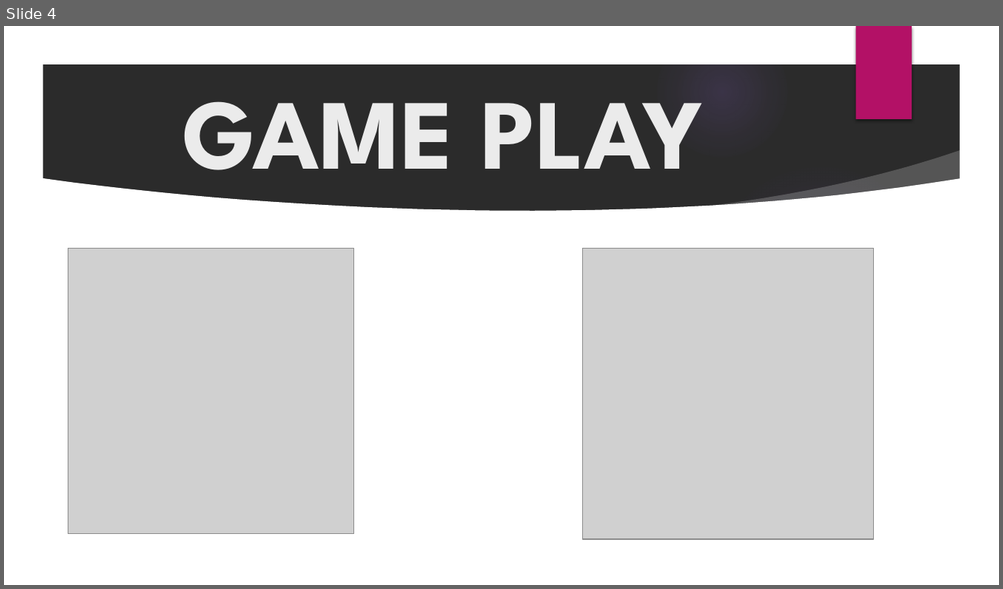
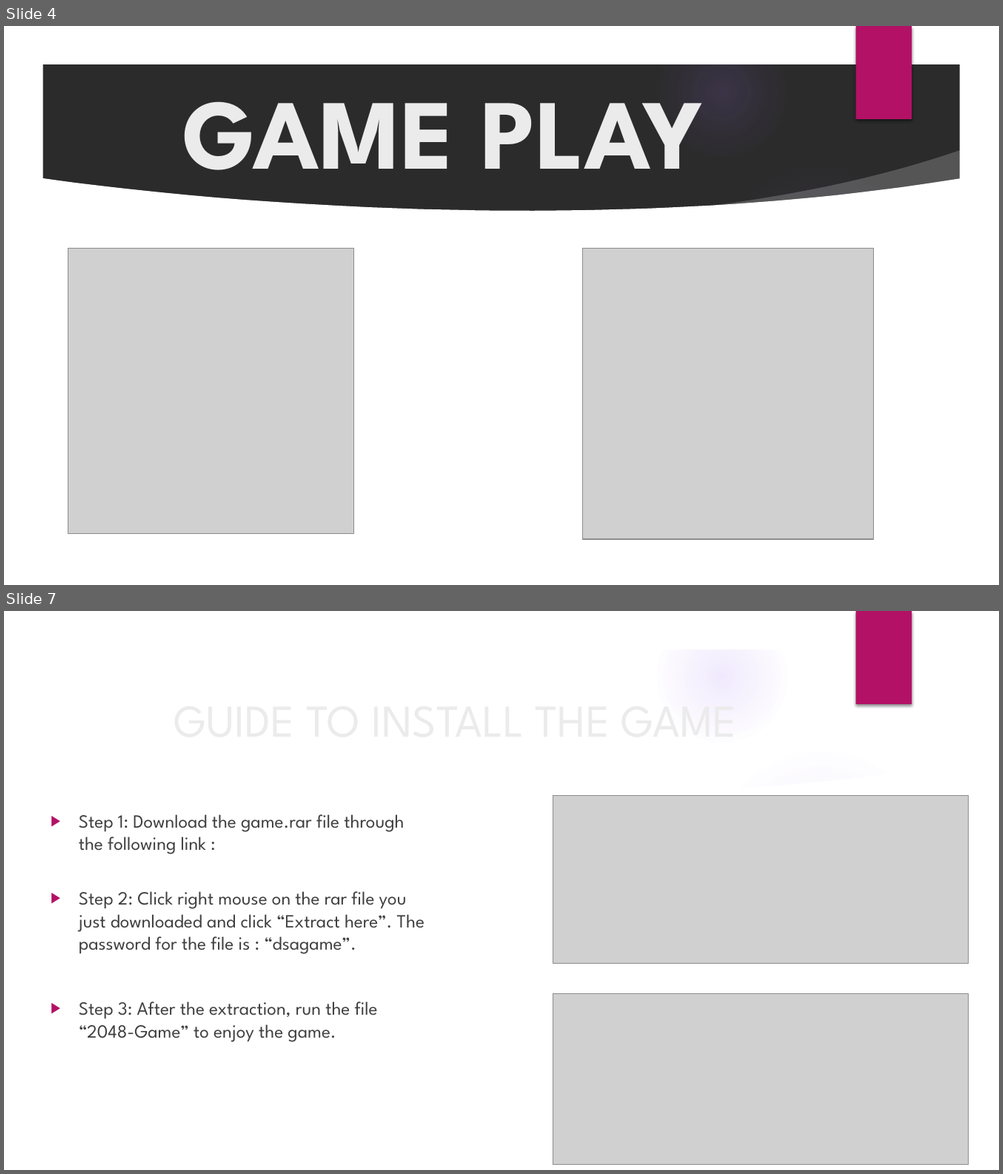
Before and after one commit to mailonggit/project-game-2048, a slide deck: GROUP PROJECT.pptx. Shown one above the other, each under a label of ours: slide 4 before the commit, slides 4 and 7 after it; the slides between them are not shown. The pictures are 1003x589 and 1003x1174 pixels, drawn with LibreOffice and Linux fonts; fonts in the diff are those of the drawing; grey boxes stand for pictures; background and template pictures are left out; a plain dark background stands for a picture behind light text. Boxes give left, top, right and bottom in pixels: in the first picture for what was removed or moved away, otherwise in the second. Text is boxed around its words. In the diff, an @@ line names an element or a change of style, - is before the commit and + after.

```diff
--- a/GROUP PROJECT.pptx
+++ b/GROUP PROJECT.pptx
@@ slide 7 added at <box>4,611,999,1170</box>, background picture (left out); not listed: 9 template elements that a slide beside it also shows @@
@@ picture added at <box>553,795,969,963</box> @@
@@ text added at <box>79,815,424,1042</box>, 18 pt, text #404040 @@
+▶ Step 1: Download the game.rar file through the following link :
+▶ Step 2: Click right mouse on the rar file you just downloaded and click “Extract here”. The password for the file is : “dsagame”.
+▶ Step 3: After the extraction, run the file “2048-Game” to enjoy the game.
@@ title added at <box>212,815,312,832</box>, 44 pt, text #EBEBEB @@
+GUIDE TO INSTALL THE GAME
@@ picture added at <box>553,994,969,1165</box> @@
```
Also in this commit, not shown: 2 slides changed, 3 other slides added, 4 slides removed.
